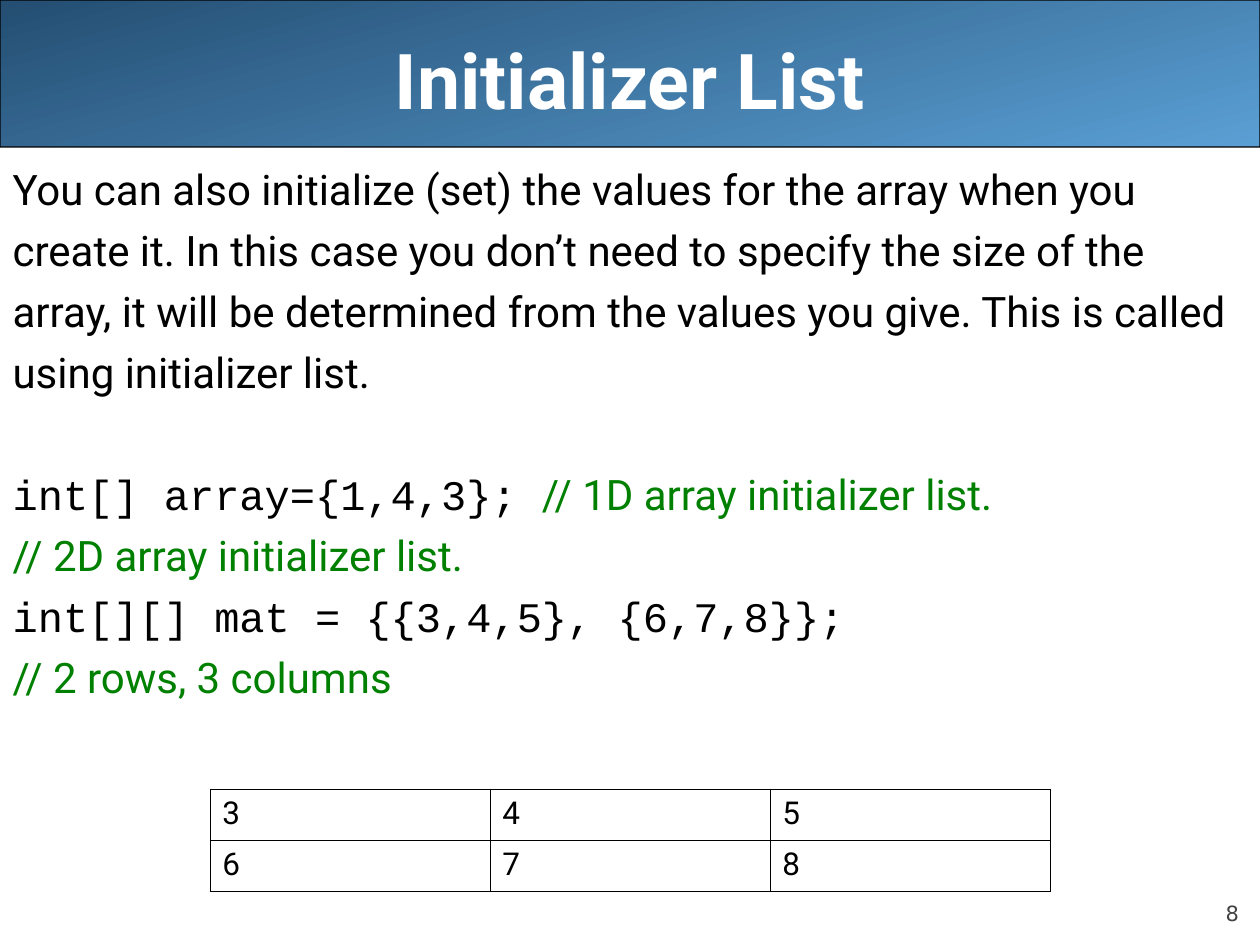
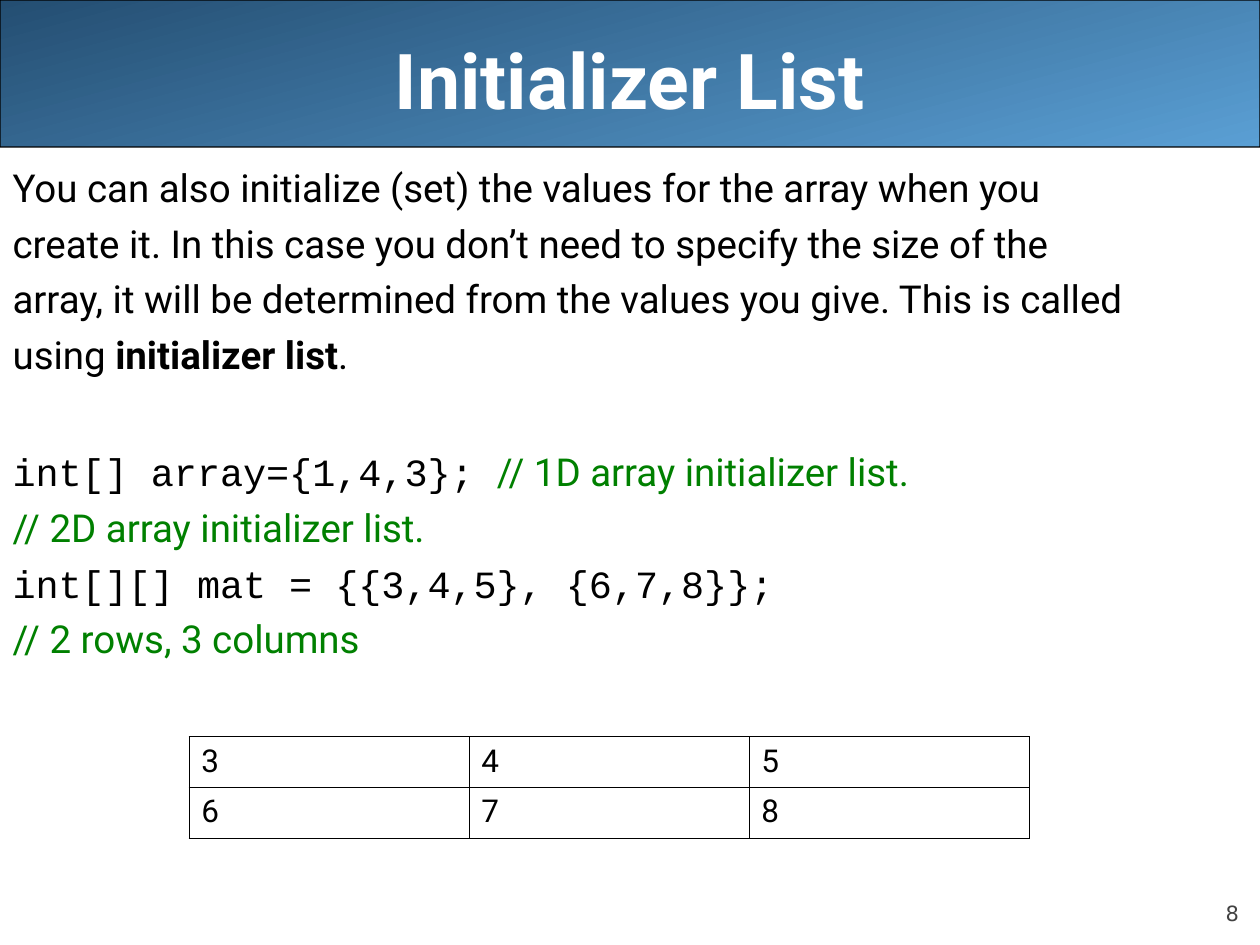
Before and after one commit to LongBaoNguyen/longbaonguyen.github.io, a slide deck: slide 8 of courses/apcsa/lecture20.ppt. Drawn at 1260x945 pixels with LibreOffice and Linux fonts; fonts in the diff are those of the drawing. Boxes give left, top, right and bottom in pixels: in the first picture for what was removed or moved away, otherwise in the second. Text is boxed around its words. In the diff, an @@ line names an element or a change of style, - is before the commit and + after.

```diff
--- a/courses/apcsa/lecture20.ppt
+++ b/courses/apcsa/lecture20.ppt
@@ text "You can also initialize (set) ..." at (13,171,1122,659): size 24 to 22 pt; bold on in "initializer list." @@
@@ table: place and size @@
-table at (210,789,1050,891)
+table at (189,737,1028,839)
```
Also in this commit, not shown: 8 other slides changed, 4 slides added, 7 other files.
